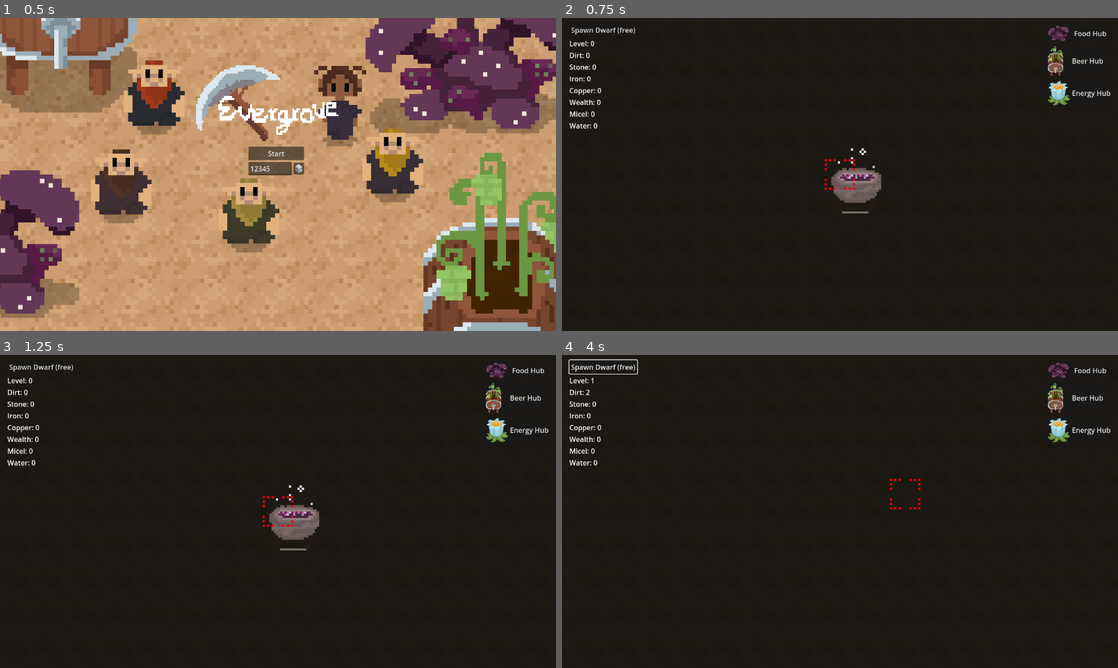
Above: before the commit, frames 1-4 (two rows, left to right).
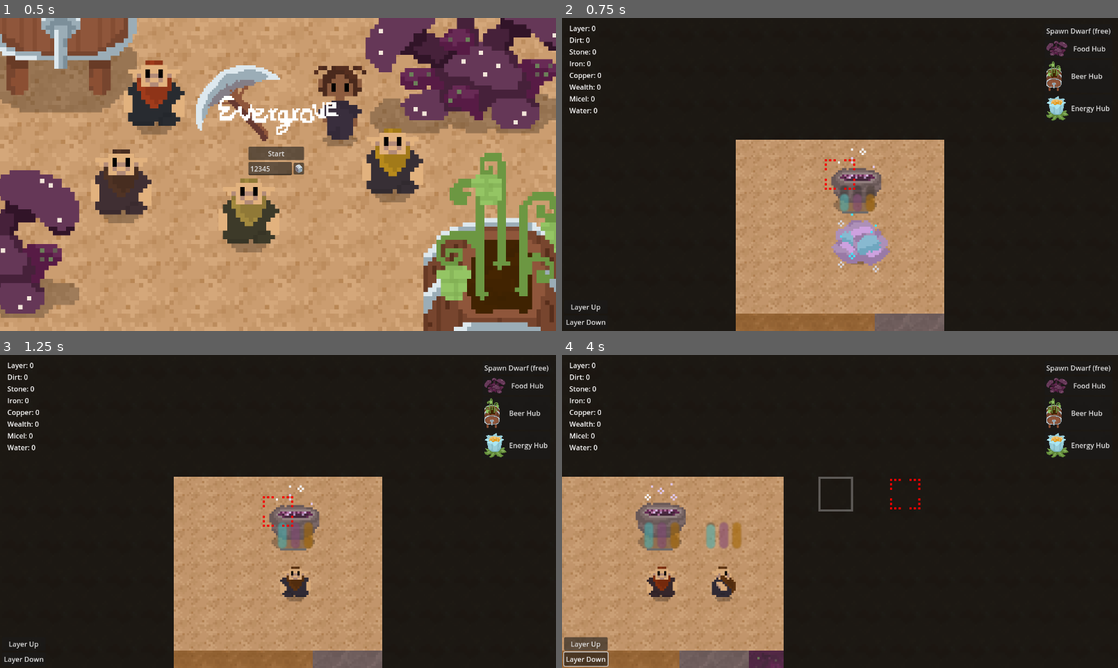
Above: after the commit, the same moments.

Repository: themoonforge/evergrove
Game: Godot game, scene res://main_menu/MainMenu.tscn
Two runs of this game, one before a commit and one after it. Both use one fixed random seed, a clock stepped at 60 frames per second and the inputs below.
Inputs (mouse positions are in pixels of both pictures, inside the frame that each line leads up to):
- Up to frame 1 (0.5 s): no input
- Up to frame 2 (0.75 s): click "Start" at 0.5 s
- Up to frame 3 (1.25 s): no input
- Up to frame 4 (4 s): click "Spawn Dwarf (free)" at 1.25 s; click (584, 642) at 2 s, where only the run after the commit has a clickable "Layer Up"; click (584, 658) at 2.75 s, where only the run after the commit has a clickable "Layer Down"; tap Enter at 3.5 s; move the mouse to (962, 495) at 3.52 s; hold Right (ui_right) from 3.53 s (still down); tap Q at 3.6 s; click (962, 495) at 3.67 s; tap E at 3.8 s

Frame 1 is identical in both runs. In frame 2, 24% of the frame differs, in the area x 0-99%, y 2-100%; in frame 3, 24%; in frame 4, 27%, in the area x 0-99%, y 1-100%.

Commit message:
add red blinking for dieing dwarfs

Diff:
--- a/evergrove/AI/agent.gd
+++ b/evergrove/AI/agent.gd
@@ -54,6 +54,12 @@
 var ticks_in_starving_mode = 0
 
 const MAX_TICKS_IN_STARVING_MODE = 50
+
+var idle_ticks = 0
+
+const max_idle_ticks = 5
+
+const random_range = 10
 
 func set_recharge_energy_queued(value:bool) -> void:
 	recharge_energy_queued = value
@@ -326,6 +332,7 @@
 
 # return true if dwarf is dieing
 func evaluate_starving_mode() -> bool:
+	dwarf.set_starve(starving_mode)
 	if starving_mode:
 		ticks_in_starving_mode += 1
 		if ticks_in_starving_mode >= MAX_TICKS_IN_STARVING_MODE:
@@ -337,6 +344,19 @@
 		ticks_in_starving_mode = 0
 	return false
 
+
+func handle_idle():
+	idle_ticks += 1
+	if idle_ticks >= max_idle_ticks:
+		var rand_x = randf_range(-random_range, random_range)
+		var rand_y = randf_range(-random_range, random_range)
+		var location = ai_globals.Location.create(Vector2i(rand_x, rand_y) + dwarf.current_position, dwarf.current_level)
+
+		var random_task = Task.create(ai_globals.TASK_TYPE.MOVE_TO, "Move to random position", 0, location)
+
+		add_task_back(random_task)
+	pass
+
 func _on_ai_tick():
 	#print("Agent %s processing tick" % [self.name])
 	evaluate_consumtion()
@@ -344,12 +364,16 @@
 	evaluate_zero_modes()
 	if evaluate_starving_mode():
 		return
+
 	# get task if agent queue is empty
 	if tasks.is_empty():
+		handle_idle()
 		#print("Agent "+str(self)+" task queue empty")
 		ai_globals.AGENT_WITHOUT_TASK.emit(self) # check if this is a good idea
 		registered_as_taskless = true
 		return
+
+	idle_ticks = 0
 
 	var task: Task = tasks.front()
 	run_task(task)
--- a/evergrove/dwarf/dwarf.gd
+++ b/evergrove/dwarf/dwarf.gd
@@ -85,6 +85,14 @@
 
 @export var action_effect_animator_position: Vector2
 
+@export var is_starving: bool = false
+@export var starve_ticks: int = 0
+@export var starve_red: bool = false
+@export var base_character: Node2D
+
+func set_starve(value: bool):
+	is_starving = value
+
 func die_dwarf() -> void:
 	action_effect_animator.position = action_effect_animator_position + Vector2(0, -Utils.TILE_SIZE_HALF)
 	var callback = func():
@@ -109,6 +117,20 @@
 	current_position = my_position
 	current_level = level
 	current_dungeon_layer.clear_fow(my_position, view_range)
+
+func handle_starve() -> void:
+	if !is_starving:
+		body_animator.modulate = Color8(255, 255, 255)
+		return
+	else:
+		starve_ticks += 1
+		if starve_ticks > 10:
+			starve_red = !starve_red
+			starve_ticks = 0
+		if starve_red:
+			body_animator.modulate = Color8(255, 0, 0)
+		else:
+			body_animator.modulate = Color8(255, 255, 255)
 
 func _ready():
 	action_effect_animator_position = action_effect_animator.position
@@ -142,15 +164,15 @@
 	match type:
 		DwarfType.THICC:
 			walking_speed = 75.0
-			var base = $"./ThiccBase"
-			base.visible = true
+			base_character = $"./ThiccBase"
+			base_character.visible = true
 			hair_animator = $"./ThiccBase/Hair"
 			body_animator = $"./ThiccBase/Body"
 			clothing_animator = $"./ThiccBase/Clothing"
 		DwarfType.THIN:
 			walking_speed = 100.0
-			var base = $"./ThinBase"
-			base.visible = true
+			base_character = $"./ThinBase"
+			base_character.visible = true
 			hair_animator = $"./ThinBase/Hair"
 			body_animator = $"./ThinBase/Body"
 			clothing_animator = $"./ThinBase/Clothing"
@@ -327,6 +349,7 @@
 	set_animation(behaviour, my_direction)
 
 func _process(delta):
+	handle_starve()
 	if walking_path.size() > 0:
 		var target: Vector3i = Utils.convert_from_astar(walking_path[0])
 		if (target.z != current_level):
--- a/evergrove/gui.gd
+++ b/evergrove/gui.gd
@@ -1,4 +1,6 @@
 extends CanvasLayer
+
+class_name GUI
 
 const Utils = preload("./Utils.gd")
 
@@ -18,7 +20,9 @@
 @onready var water_label: Label = $"./VFlowContainer/WaterLabel"
 @onready var dwarf_label: Label = $"./VFlowContainer/DwarfLabel"
 
-@onready var spawn_dwarf_button: Button = $"./VFlowContainer/SpawnDwarfButton"
+@onready var spawn_dwarf_button: Button = $"./VFlowContainer2/SpawnDwarfButton"
+@onready var up_button: Button = $"./HSplitContainer/UpButton"
+@onready var down_button: Button = $"./HSplitContainer/DownButton"
 
 # Called when the node enters the scene tree for the first time.
 func _ready():
@@ -81,7 +85,7 @@
 	dwarf_label.text = "Dwarf: %s" % [value]
 
 func set_label_current_level(value: String) -> void:
-	level_label.text = "Level: %s" % [value]
+	level_label.text = "Layer: %s" % [value]
 
 func _on_food_hub_button_pressed():
 	world.set_cursor_type(Utils.CursorType.BUILD, Utils.BuildingType.FOOD)
@@ -97,3 +101,11 @@
 		spawn_dwarf_button.text = "Spawn Dwarf (" + str(value) + " $)"
 	else:
 		spawn_dwarf_button.text = "Spawn Dwarf (free)"
+
+
+
+func _on_up_button_pressed() -> void:
+	world.set_active_level(world.visible_level + 1)
+
+func _on_down_button_pressed() -> void:
+	world.set_active_level(world.visible_level - 1)
--- a/evergrove/map/DungeonLayer.tscn
+++ b/evergrove/map/DungeonLayer.tscn
@@ -12,10 +12,14 @@
 [node name="TileMapLayer" type="TileMapLayer" parent="."]
 tile_set = ExtResource("1_pydub")
 
-[node name="DwarfContainer" type="Node2D" parent="."]
+[node name="MarkerContainer" type="Node2D" parent="."]
 z_index = 1
 y_sort_enabled = true
 
+[node name="DwarfContainer" type="Node2D" parent="."]
+z_index = 2
+y_sort_enabled = true
+
 [node name="HubContainer" type="Node2D" parent="."]
-z_index = 1
+z_index = 2
 y_sort_enabled = true
--- a/evergrove/map/dungeon_layer.gd
+++ b/evergrove/map/dungeon_layer.gd
@@ -6,6 +6,7 @@
 
 @onready var dwarf_container = $DwarfContainer
 @onready var hub_container = $HubContainer
+@onready var marker_container = $MarkerContainer
 @onready var world: World = $"/root/Game/World"
 
 @export var level: int = 0
--- a/evergrove/world.gd
+++ b/evergrove/world.gd
@@ -24,6 +24,7 @@
 	MICEL 		= 12,
 }
 
+@onready var gui: GUI = $"/root/Game/GUI"
 @onready var camera: Camera2D = $"/root/Game/Camera2D"
 @onready var game_state: GameState = $"/root/Game/GameState"
 @onready var select_cursor: Sprite2D = $"./TileCursor"
@@ -75,6 +76,8 @@
 			tiles[pos] = true
 	var sprite_pos = visible_tile_map.to_local(Vector2i(1, 1))
 	build_building(Utils.BuildingType.SPAWNER, sprite_pos, tiles, 0, true)
+
+	gui._on_spawn_dwarf_button_pressed()
 
 func set_active_level(my_level: int):
 	#print("set active level: %d" % [my_level])
@@ -219,10 +222,10 @@
 				if event.button_index == MOUSE_BUTTON_LEFT and event.pressed:
 					var marker = Sprite2D.new()
 					marker.texture = sprite_texture
-					visible_tile_map.add_child(marker)
-
-					marker.z_index = 100
+					visible_tile_map.marker_container.add_child(marker)
+
 					marker.position = select_cursor.position
+					marker.modulate.a = 0.3
 
 					var remove_callback: Callable = func (dwarf):
 						#print("callback!!!!")
@@ -260,11 +263,11 @@
 
 	if event is InputEventKey:
 		if event.pressed:
-			if event.keycode == KEY_Q:
-				set_active_level(visible_level - 1)
-			elif event.keycode == KEY_E:
-				set_active_level(visible_level + 1)
-			elif event.keycode == KEY_C:
+			#if event.keycode == KEY_Q:
+			#	set_active_level(visible_level - 1)
+			#elif event.keycode == KEY_E:
+			#	set_active_level(visible_level + 1)
+			if event.keycode == KEY_C:
 				set_cursor_type(Utils.CursorType.SELECT)
 			elif event.keycode == KEY_ESCAPE:
 				set_cursor_type(Utils.CursorType.SELECT)
--- a/evergrove/world.tscn
+++ b/evergrove/world.tscn
@@ -30,15 +30,25 @@
 script = ExtResource("2_n34sk")
 spawn_position = Vector2i(0, 2)
 
+[node name="HSplitContainer" type="VFlowContainer" parent="GUI"]
+offset_left = 5.0
+offset_top = 649.0
+offset_right = 157.0
+offset_bottom = 715.0
+
+[node name="UpButton" type="Button" parent="GUI/HSplitContainer"]
+layout_mode = 2
+text = "Layer Up"
+
+[node name="DownButton" type="Button" parent="GUI/HSplitContainer"]
+layout_mode = 2
+text = "Layer Down"
+
 [node name="VFlowContainer" type="VFlowContainer" parent="GUI"]
 offset_left = 17.0
 offset_top = 12.0
 offset_right = 175.0
 offset_bottom = 341.0
-
-[node name="SpawnDwarfButton" type="Button" parent="GUI/VFlowContainer"]
-layout_mode = 2
-text = "Spawn Dwarf"
 
 [node name="LevelLabel" type="Label" parent="GUI/VFlowContainer"]
 layout_mode = 2
@@ -74,8 +84,12 @@
 offset_left = -165.0
 offset_top = 14.0
 offset_right = -13.0
-offset_bottom = 220.0
+offset_bottom = 316.0
 grow_horizontal = 0
+
+[node name="SpawnDwarfButton" type="Button" parent="GUI/VFlowContainer2"]
+layout_mode = 2
+text = "Spawn Dwarf"
 
 [node name="FoodHubButton" type="Button" parent="GUI/VFlowContainer2"]
 layout_mode = 2
@@ -140,7 +154,9 @@
 unique_name_in_owner = true
 script = ExtResource("4_g3tpu")
 
-[connection signal="pressed" from="GUI/VFlowContainer/SpawnDwarfButton" to="GUI" method="_on_spawn_dwarf_button_pressed"]
+[connection signal="pressed" from="GUI/HSplitContainer/UpButton" to="GUI" method="_on_up_button_pressed"]
+[connection signal="pressed" from="GUI/HSplitContainer/DownButton" to="GUI" method="_on_down_button_pressed"]
+[connection signal="pressed" from="GUI/VFlowContainer2/SpawnDwarfButton" to="GUI" method="_on_spawn_dwarf_button_pressed"]
 [connection signal="pressed" from="GUI/VFlowContainer2/FoodHubButton" to="GUI" method="_on_food_hub_button_pressed"]
 [connection signal="pressed" from="GUI/VFlowContainer2/BeerHubButton" to="GUI" method="_on_beer_hub_button_pressed"]
 [connection signal="pressed" from="GUI/VFlowContainer2/EnergyHubButton" to="GUI" method="_on_energy_hub_button_pressed"]
Not shown, added: evergrove/export_presets.cfg
Not shown, added: web/Archiv.zip
Not shown, added: web/Evergrove.apple-touch-icon.png
Not shown, added: web/Evergrove.audio.worklet.js
Not shown, added: web/Evergrove.html
Not shown, added: web/Evergrove.icon.png
Not shown, added: web/Evergrove.js
Not shown, added: web/Evergrove.pck
Not shown, added: web/Evergrove.png
Not shown, added: web/Evergrove.wasm
